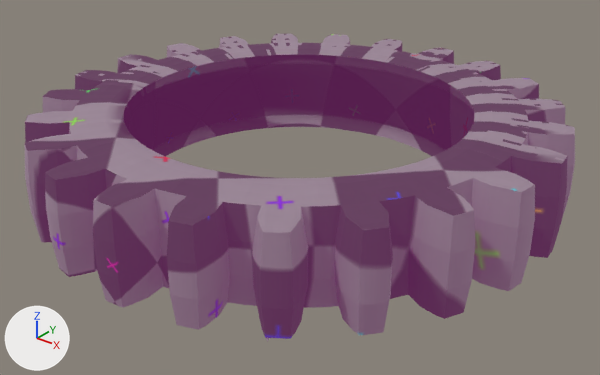
The FBX model editor/assets/models/fbx/Gear.fbx, before and after one commit.
One viewpoint serves both versions: a camera (50 mm lens) standing at (2.14, -2.67, 1.46) and looking at (0.05, -0.06, -0.16). Every picture has the same lights, and +X, +Y and +Z are marked at lower left.

Names of what the first picture shows: 'Gear'.
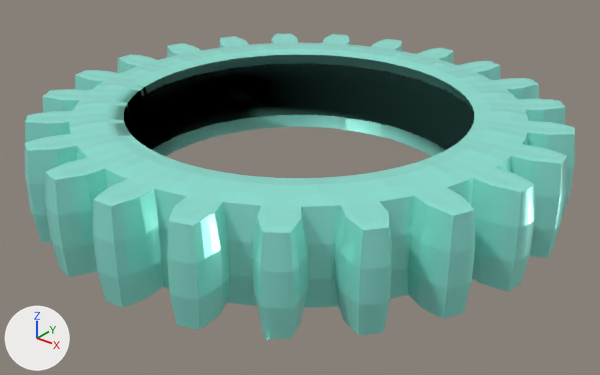
The change in detail:
Material 'RandomPBRMaterial.028' (mat_randompbrmaterial_028) is new.
Its base color is (0.342, 0.979, 0.843) (cyan #9efded).
Its metallic is 0.406.
Its roughness is 0.248.
me_gear_001 has 5798 vertices, 5799 faces and spans x -1.17..1.16, y -1.17..1.17, z -0.21..0.21.
me_gear_001 no longer uses material mat_randommaterial_005 (picture img_uv_debug_png).
me_gear_001 now uses material mat_randompbrmaterial_028 (cyan #9efded).

Boxes [x1, y1, x2, y2] around the edits, measured in the pictures (600 x 375 px):
'Gear', recoloured (purple to cyan)
    both: [25, 34, 575, 341]
